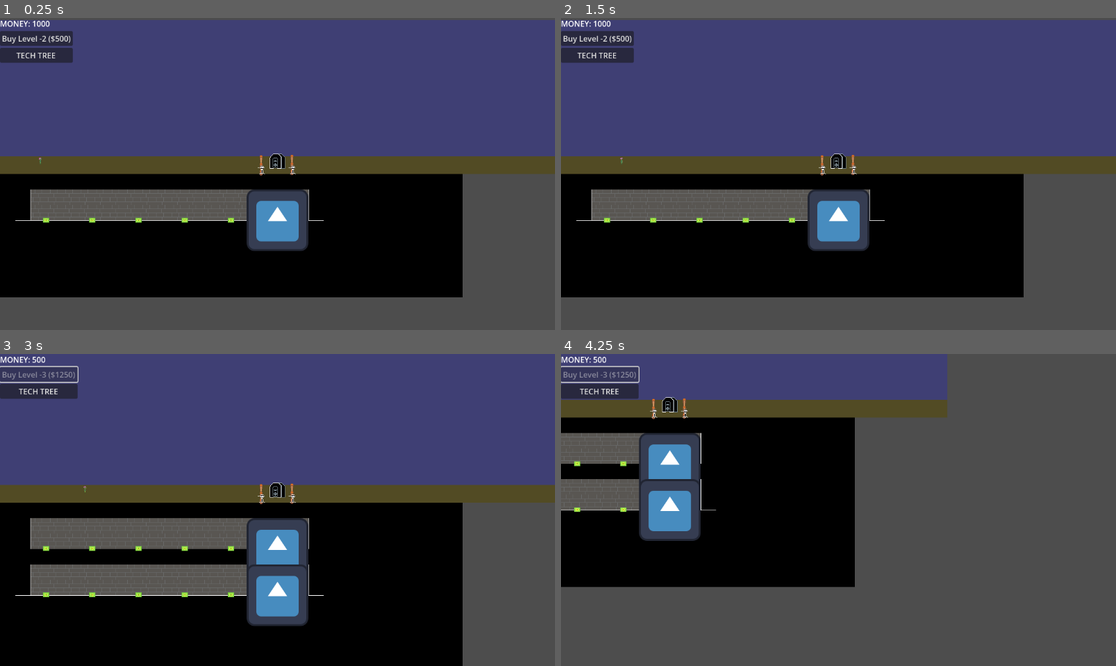
Above: before the commit, frames 1-4 (two rows, left to right).
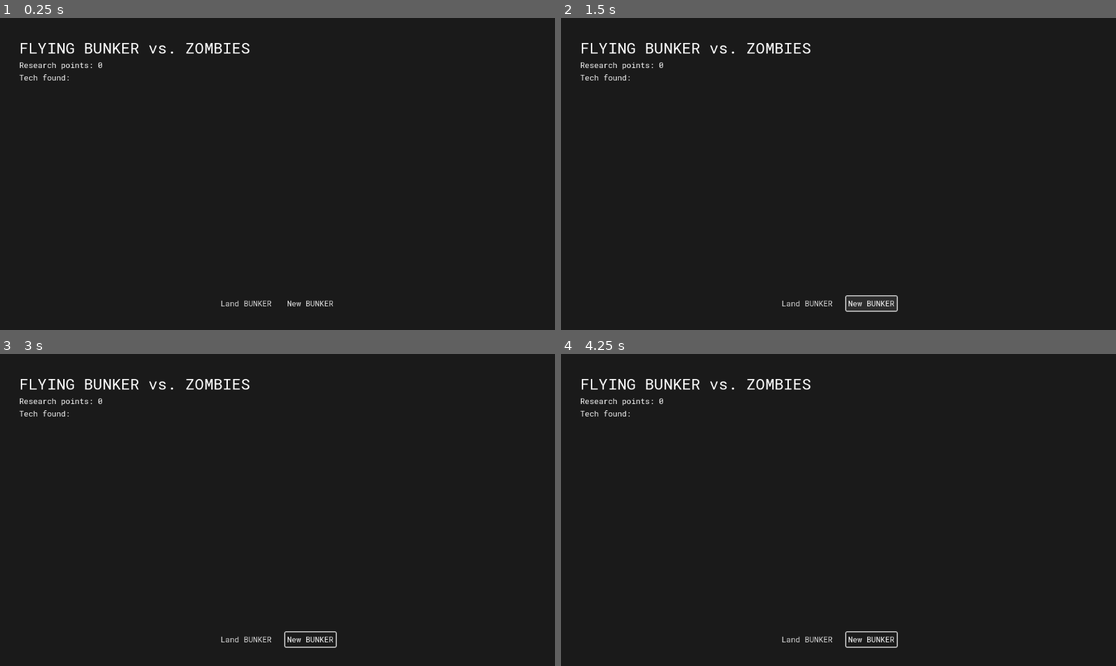
Above: after the commit, the same moments.

Repository: RomanPoschl/incremental-bunker-vs-zombies
Game: Godot game, scene res://UI/Screens/MainMenu.tscn
Same seed, same stepped clock (60 frames per second), same inputs: the game is played once before the commit and once after it. Before the commit the project starts from res://game.tscn. The engine's default icon, where the game draws it, is replaced by a stand-in: a white triangle on a blue panel in a dark square.
Inputs (mouse positions are in pixels of both pictures, inside the frame that each line leads up to):
- Up to frame 1 (0.25 s): no input
- Up to frame 2 (1.5 s): click (805, 305) at 0.5 s, where only the run after the commit has a clickable "Land BUNKER"; click (871, 305) at 1.25 s, where only the run after the commit has a clickable "New BUNKER"
- Up to frame 3 (3 s): click (310, 641) at 2 s, where only the run after the commit has a clickable "New BUNKER"; click (38, 375) at 2.75 s, where only the run before the commit has a clickable "Buy Level -2 ($500)"
- Up to frame 4 (4.25 s): tap Enter at 3.5 s; move the mouse to (960, 494) at 3.52 s; hold Right (ui_right) from 3.53 s (still down); hold Shift from 3.53 s (still down); click (960, 494) at 3.67 s

The runs differ from the first frame. In frame 1, 99% of the frame differs, in the area x 0-100%, y 0-100%; in frame 2, 99%; in frame 3, 99%; in frame 4, 99%.
Error after the commit: Parse Error: Identifier "ammo_inventory" not declared in the current scope. (res://Singletons/player_resources.gd:274)

Commit message:
main menu UI

Diff:
--- a/Singletons/EcsWorld.gd
+++ b/Singletons/EcsWorld.gd
@@ -39,45 +39,6 @@
     Events.upgrade_purchased.connect(_on_upgrade_purchased)
 
     spawn_surface_plots()
-
-    #var desk_id: int = create_entity()
-    #var desk_pos = PositionComponent.new(Vector2(100, 300))
-    #var desk_level = LevelComponent.new(1)
-    #add_component(desk_id, DeskComponent.new())
-    #add_component(desk_id, desk_pos)
-    #add_component(desk_id, desk_level)
-    #print("Spawned Desk (ID: %s)" % desk_id)
-#
-    #var worker_id: int = create_entity()
-    #var worker_comp = WorkerComponent.new(
-      #PlayerResources.upgrade_data["worker_speed"].current_value,
-      #PlayerResources.upgrade_data["worker_capacity"].current_value,
-      #desk_id)
-    #var fsm_comp = WorkerFSMComponent.new()
-    #fsm_comp.current_state = WorkerComponents.WorkerState.IDLE
-    #var worker_pos = PositionComponent.new(Vector2(300, 300))
-    #var worker_level = LevelComponent.new(-1)
-    #var inventory = InventoryComponent.new([])
-#
-    #add_component(worker_id, worker_comp)
-    #add_component(worker_id, fsm_comp)
-    #add_component(worker_id, worker_pos)
-    #add_component(worker_id, worker_level)
-    #add_component(worker_id, inventory)
-    #print("Spawned Worker (ID: %s)" % worker_id)
-#
-    #var turret_id = create_entity()
-    #var t_comp = TurretComponent.new()
-    #t_comp.fire_rate = 2.0
-    #t_comp.damage = 5
-#
-    #var t_pos = PositionComponent.new(Vector2(600, 100))
-#
-    #add_component(turret_id, t_comp)
-    #add_component(turret_id, t_pos)
-    #add_component(turret_id, LevelComponent.new(1))
-    #print("Spawned Turret (ID: %s)" % turret_id)
-
     spawn_new_level(-1)
 
 func _process(delta: float) -> void:
--- a/Singletons/player_resources.gd
+++ b/Singletons/player_resources.gd
@@ -256,10 +256,6 @@
                     upgrade.current_value = upgrade.base_value + (upgrade.value_additive * upgrade.level)
                     print("Loaded Meta Upgrade %s at Level %s" % [id, upgrade.level])
 
-func start_new_run():
-    money = get_start_money()
-    bunker_health = get_max_bunker_hp()
-
 func get_start_money() -> int:
     var base = 500 # Default
     if upgrade_data.has("meta_start_money"):
@@ -271,3 +267,18 @@
     if upgrade_data.has("meta_bunker_hp"):
         base += int(upgrade_data["meta_bunker_hp"].current_value)
     return base
+
+func start_new_run():
+    money = get_start_money()
+
+    ammo_inventory.clear()
+    factory_inventory.clear()
+    structure_inventory.clear()
+
+    for id in upgrade_data:
+        var upgrade = upgrade_data[id]
+        if not (upgrade is MetaUpgradeData):
+            upgrade.level = 0
+            upgrade.current_value = upgrade.base_value
+
+    print("Run Reset! Money: %s" % money)
--- /dev/null
+++ b/UI/Screens/MainMenu.tscn
@@ -0,0 +1,71 @@
+[gd_scene format=3 uid="uid://b03an1of6gbsd"]
+
+[node name="MainMenu" type="Control"]
+layout_mode = 3
+anchors_preset = 15
+anchor_right = 1.0
+anchor_bottom = 1.0
+grow_horizontal = 2
+grow_vertical = 2
+
+[node name="Background" type="ColorRect" parent="."]
+layout_mode = 1
+anchors_preset = 15
+anchor_right = 1.0
+anchor_bottom = 1.0
+grow_horizontal = 2
+grow_vertical = 2
+color = Color(0.101960786, 0.101960786, 0.101960786, 1)
+
+[node name="MarginContainer" type="MarginContainer" parent="."]
+layout_mode = 1
+anchors_preset = 15
+anchor_right = 1.0
+anchor_bottom = 1.0
+grow_horizontal = 2
+grow_vertical = 2
+theme_override_constants/margin_left = 40
+theme_override_constants/margin_top = 40
+theme_override_constants/margin_right = 40
+theme_override_constants/margin_bottom = 40
+
+[node name="VBoxContainer" type="VBoxContainer" parent="MarginContainer"]
+layout_mode = 2
+
+[node name="Title" type="Label" parent="MarginContainer/VBoxContainer"]
+layout_mode = 2
+theme_override_font_sizes/font_size = 32
+text = "FLYING BUNKER vs. ZOMBIES"
+
+[node name="ResearchPointsLabel" type="Label" parent="MarginContainer/VBoxContainer"]
+layout_mode = 2
+text = "Research points: 0"
+
+[node name="TechTitle" type="Label" parent="MarginContainer/VBoxContainer"]
+layout_mode = 2
+text = "Tech found:"
+
+[node name="ScrollContainer" type="ScrollContainer" parent="MarginContainer/VBoxContainer"]
+layout_mode = 2
+size_flags_vertical = 3
+
+[node name="VBoxContainer" type="VBoxContainer" parent="MarginContainer/VBoxContainer/ScrollContainer"]
+layout_mode = 2
+
+[node name="CenterContainer" type="CenterContainer" parent="MarginContainer/VBoxContainer"]
+layout_mode = 2
+
+[node name="VBoxContainer" type="HBoxContainer" parent="MarginContainer/VBoxContainer/CenterContainer"]
+layout_mode = 2
+
+[node name="ContinueGame" type="Button" parent="MarginContainer/VBoxContainer/CenterContainer/VBoxContainer"]
+layout_mode = 2
+text = "Land BUNKER"
+
+[node name="Control" type="Control" parent="MarginContainer/VBoxContainer/CenterContainer/VBoxContainer"]
+custom_minimum_size = Vector2(16, 16)
+layout_mode = 2
+
+[node name="NewGame" type="Button" parent="MarginContainer/VBoxContainer/CenterContainer/VBoxContainer"]
+layout_mode = 2
+text = "New BUNKER"
--- /dev/null
+++ b/UI/theme.tres
@@ -0,0 +1,171 @@
+[gd_resource type="Theme" load_steps=17 format=3 uid="uid://be88calvm5w6o"]
+
+[ext_resource type="FontFile" uid="uid://bh1n3dvi1mie0" path="res://UI/RobotoMono-VariableFont_wght.ttf" id="1_go05t"]
+
+[sub_resource type="StyleBoxFlat" id="StyleBoxFlat_wsa4l"]
+content_margin_left = 4.0
+content_margin_top = 4.0
+content_margin_right = 4.0
+content_margin_bottom = 4.0
+bg_color = Color(0.1, 0.1, 0.1, 0.3)
+corner_radius_top_left = 3
+corner_radius_top_right = 3
+corner_radius_bottom_right = 3
+corner_radius_bottom_left = 3
+corner_detail = 5
+
+[sub_resource type="StyleBoxFlat" id="StyleBoxFlat_oieh5"]
+content_margin_left = 4.0
+content_margin_top = 4.0
+content_margin_right = 4.0
+content_margin_bottom = 4.0
+bg_color = Color(1, 1, 1, 0.75)
+draw_center = false
+border_width_left = 2
+border_width_top = 2
+border_width_right = 2
+border_width_bottom = 2
+corner_radius_top_left = 3
+corner_radius_top_right = 3
+corner_radius_bottom_right = 3
+corner_radius_bottom_left = 3
+corner_detail = 5
+expand_margin_left = 2.0
+expand_margin_top = 2.0
+expand_margin_right = 2.0
+expand_margin_bottom = 2.0
+
+[sub_resource type="StyleBoxFlat" id="StyleBoxFlat_t3rxx"]
+content_margin_left = 4.0
+content_margin_top = 4.0
+content_margin_right = 4.0
+content_margin_bottom = 4.0
+bg_color = Color(0.225, 0.225, 0.225, 0.6)
+corner_radius_top_left = 3
+corner_radius_top_right = 3
+corner_radius_bottom_right = 3
+corner_radius_bottom_left = 3
+corner_detail = 5
+
+[sub_resource type="StyleBoxFlat" id="StyleBoxFlat_eovu6"]
+content_margin_left = 4.0
+content_margin_top = 4.0
+content_margin_right = 4.0
+content_margin_bottom = 4.0
+bg_color = Color(0.1, 0.1, 0.1, 0.6)
+corner_radius_top_left = 3
+corner_radius_top_right = 3
+corner_radius_bottom_right = 3
+corner_radius_bottom_left = 3
+corner_detail = 5
+
+[sub_resource type="StyleBoxFlat" id="StyleBoxFlat_6epsk"]
+content_margin_left = 4.0
+content_margin_top = 4.0
+content_margin_right = 4.0
+content_margin_bottom = 4.0
+bg_color = Color(0, 0, 0, 0.6)
+corner_radius_top_left = 3
+corner_radius_top_right = 3
+corner_radius_bottom_right = 3
+corner_radius_bottom_left = 3
+corner_detail = 5
+
+[sub_resource type="StyleBoxEmpty" id="StyleBoxEmpty_5jho1"]
+
+[sub_resource type="DPITexture" id="DPITexture_go05t"]
+_source = "<svg xmlns=\"http://www.w3.org/2000/svg\" width=\"16\" height=\"8\"><path fill=\"none\" stroke=\"#fff\" stroke-width=\"2\" d=\"m12 2-4 3.5L4 2\"/></svg>
+"
+
+[sub_resource type="DPITexture" id="DPITexture_wsa4l"]
+_source = "<svg xmlns=\"http://www.w3.org/2000/svg\" width=\"16\" height=\"8\"><path fill=\"none\" stroke=\"#fff\" stroke-width=\"2\" d=\"m4 6 4-3.5L12 6\"/></svg>
+"
+
+[sub_resource type="ImageTexture" id="ImageTexture_oieh5"]
+
+[sub_resource type="StyleBoxEmpty" id="StyleBoxEmpty_t3rxx"]
+
+[sub_resource type="StyleBoxEmpty" id="StyleBoxEmpty_eovu6"]
+
+[sub_resource type="StyleBoxEmpty" id="StyleBoxEmpty_6epsk"]
+
+[sub_resource type="StyleBoxEmpty" id="StyleBoxEmpty_fux4m"]
+
+[sub_resource type="StyleBoxEmpty" id="StyleBoxEmpty_olyjj"]
+
+[sub_resource type="StyleBoxEmpty" id="StyleBoxEmpty_5ip22"]
+
+[resource]
+Button/colors/font_color = Color(0.875, 0.875, 0.875, 1)
+Button/colors/font_disabled_color = Color(0.875, 0.875, 0.875, 0.5)
+Button/colors/font_focus_color = Color(0.95, 0.95, 0.95, 1)
+Button/colors/font_hover_color = Color(0.95, 0.95, 0.95, 1)
+Button/colors/font_hover_pressed_color = Color(1, 1, 1, 1)
+Button/colors/font_outline_color = Color(0, 0, 0, 1)
+Button/colors/font_pressed_color = Color(1, 1, 1, 1)
+Button/colors/icon_disabled_color = Color(1, 1, 1, 0.4)
+Button/colors/icon_focus_color = Color(1, 1, 1, 1)
+Button/colors/icon_hover_color = Color(1, 1, 1, 1)
+Button/colors/icon_hover_pressed_color = Color(1, 1, 1, 1)
+Button/colors/icon_normal_color = Color(1, 1, 1, 1)
+Button/colors/icon_pressed_color = Color(1, 1, 1, 1)
+Button/constants/align_to_largest_stylebox = 0
+Button/constants/h_separation = 4
+Button/constants/icon_max_width = 0
+Button/constants/outline_size = 0
+Button/font_sizes/font_size = 16
+Button/fonts/font = ExtResource("1_go05t")
+Button/styles/disabled = SubResource("StyleBoxFlat_wsa4l")
+Button/styles/focus = SubResource("StyleBoxFlat_oieh5")
+Button/styles/hover = SubResource("StyleBoxFlat_t3rxx")
+Button/styles/normal = SubResource("StyleBoxFlat_eovu6")
+Button/styles/pressed = SubResource("StyleBoxFlat_6epsk")
+Label/colors/font_color = Color(1, 1, 1, 1)
+Label/colors/font_outline_color = Color(0, 0, 0, 1)
+Label/colors/font_shadow_color = Color(0, 0, 0, 0)
+Label/constants/line_spacing = 3
+Label/constants/outline_size = 0
+Label/constants/shadow_offset_x = 1
+Label/constants/shadow_offset_y = 1
+Label/constants/shadow_outline_size = 1
+Label/font_sizes/font_size = 16
+Label/fonts/font = ExtResource("1_go05t")
+Label/styles/focus = SubResource("StyleBoxFlat_oieh5")
+Label/styles/normal = SubResource("StyleBoxEmpty_5jho1")
+LineEdit/fonts/font = ExtResource("1_go05t")
+ProgressBar/fonts/font = ExtResource("1_go05t")
+SpinBox/colors/down_disabled_icon_modulate = Color(0.875, 0.875, 0.875, 0.5)
+SpinBox/colors/down_hover_icon_modulate = Color(0.95, 0.95, 0.95, 1)
+SpinBox/colors/down_icon_modulate = Color(0.875, 0.875, 0.875, 1)
+SpinBox/colors/down_pressed_icon_modulate = Color(0.95, 0.95, 0.95, 1)
+SpinBox/colors/up_disabled_icon_modulate = Color(0.875, 0.875, 0.875, 0.5)
+SpinBox/colors/up_hover_icon_modulate = Color(0.95, 0.95, 0.95, 1)
+SpinBox/colors/up_icon_modulate = Color(0.875, 0.875, 0.875, 1)
+SpinBox/colors/up_pressed_icon_modulate = Color(0.95, 0.95, 0.95, 1)
+SpinBox/constants/buttons_vertical_separation = 0
+SpinBox/constants/buttons_width = 16
+SpinBox/constants/field_and_buttons_separation = 2
+SpinBox/constants/set_min_buttons_width_from_icons = 1
+SpinBox/icons/down = SubResource("DPITexture_go05t")
+SpinBox/icons/down_disabled = SubResource("DPITexture_go05t")
+SpinBox/icons/down_hover = SubResource("DPITexture_go05t")
+SpinBox/icons/down_pressed = SubResource("DPITexture_go05t")
+SpinBox/icons/up = SubResource("DPITexture_wsa4l")
+SpinBox/icons/up_disabled = SubResource("DPITexture_wsa4l")
+SpinBox/icons/up_hover = SubResource("DPITexture_wsa4l")
+SpinBox/icons/up_pressed = SubResource("DPITexture_wsa4l")
+SpinBox/icons/updown = SubResource("ImageTexture_oieh5")
+SpinBox/styles/down_background = SubResource("StyleBoxEmpty_t3rxx")
+SpinBox/styles/down_background_disabled = SubResource("StyleBoxEmpty_eovu6")
+SpinBox/styles/down_background_hovered = SubResource("StyleBoxFlat_t3rxx")
+SpinBox/styles/down_background_pressed = SubResource("StyleBoxFlat_6epsk")
+SpinBox/styles/field_and_buttons_separator = SubResource("StyleBoxEmpty_6epsk")
+SpinBox/styles/up_background = SubResource("StyleBoxEmpty_fux4m")
+SpinBox/styles/up_background_disabled = SubResource("StyleBoxEmpty_olyjj")
+SpinBox/styles/up_background_hovered = SubResource("StyleBoxFlat_t3rxx")
+SpinBox/styles/up_background_pressed = SubResource("StyleBoxFlat_6epsk")
+SpinBox/styles/up_down_buttons_separator = SubResource("StyleBoxEmpty_5ip22")
+TabBar/fonts/font = ExtResource("1_go05t")
+TextEdit/fonts/font = ExtResource("1_go05t")
+Tree/fonts/font = ExtResource("1_go05t")
+Tree/fonts/title_button_font = ExtResource("1_go05t")
--- a/project.godot
+++ b/project.godot
@@ -24,7 +24,7 @@
 [application]
 
 config/name="incremental"
-run/main_scene="res://game.tscn"
+run/main_scene="uid://b03an1of6gbsd"
 config/features=PackedStringArray("4.5", "GL Compatibility")
 config/icon="res://icon.svg"
 
@@ -42,6 +42,10 @@
 
 enabled=PackedStringArray("res://addons/resources_spreadsheet_view/plugin.cfg")
 
+[gui]
+
+theme/custom="uid://be88calvm5w6o"
+
 [rendering]
 
 textures/canvas_textures/default_texture_filter=0
Binary file added: UI/RobotoMono-VariableFont_wght.ttf
Not shown, added: UI/RobotoMono-VariableFont_wght.ttf.import
Binary file added: UI/ShadowsIntoLightTwo-Regular.ttf
Not shown, added: UI/ShadowsIntoLightTwo-Regular.ttf.import
